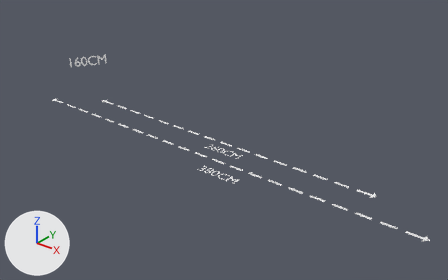
The glTF model public/models/gltf/cubeGround.glb, before and after one commit.
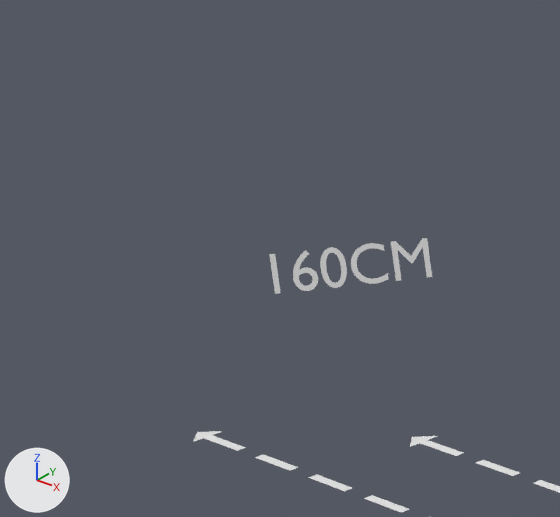
Each version appears first whole from a 50 mm lens placed at (2.48, -4.06, 2.07), pointed at (-0.11, -0.83, 0.07), and next in a close-up on the part from 2% to 30% of the width and 0% to 42% of the height. Lighting does not change. The marker at lower left points along +X, +Y and +Z. Where no turn or scale is listed for an object, it has been applied to the vertices.

Objects in the first close-up: '文本.005'.
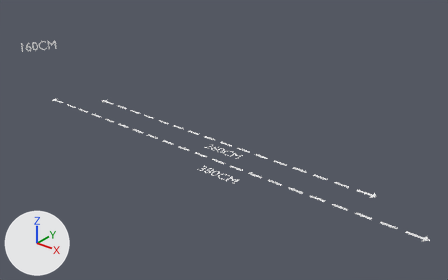
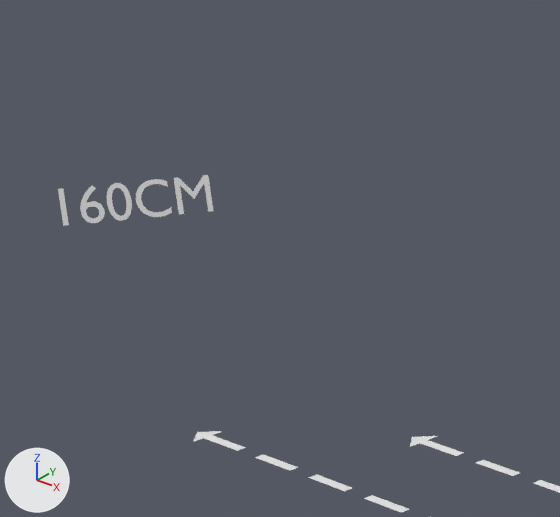
The newer file is also turned or shifted as a whole; pictures and numbers use the older file's frame.

Where the change shows, as pixel boxes (x1, y1, x2, y2) in the close-ups (560 x 517 px):
'文本.005', moved
    before: (269, 238, 432, 294)
    after: (58, 175, 213, 226)

The change, as a diff of the scene's bpy script:
```diff
--- a/public/models/gltf/cubeGround.glb.py
+++ b/public/models/gltf/cubeGround.glb.py
@@ ob_文本_005 @@
 ob_文本_005 = bpy.data.objects.new('文本.005', me_文本_002)
-ob_文本_005.location = (-1.71, -0.958, 0.319)
+ob_文本_005.location = (-2.4, -0.958, 0.319)
```
